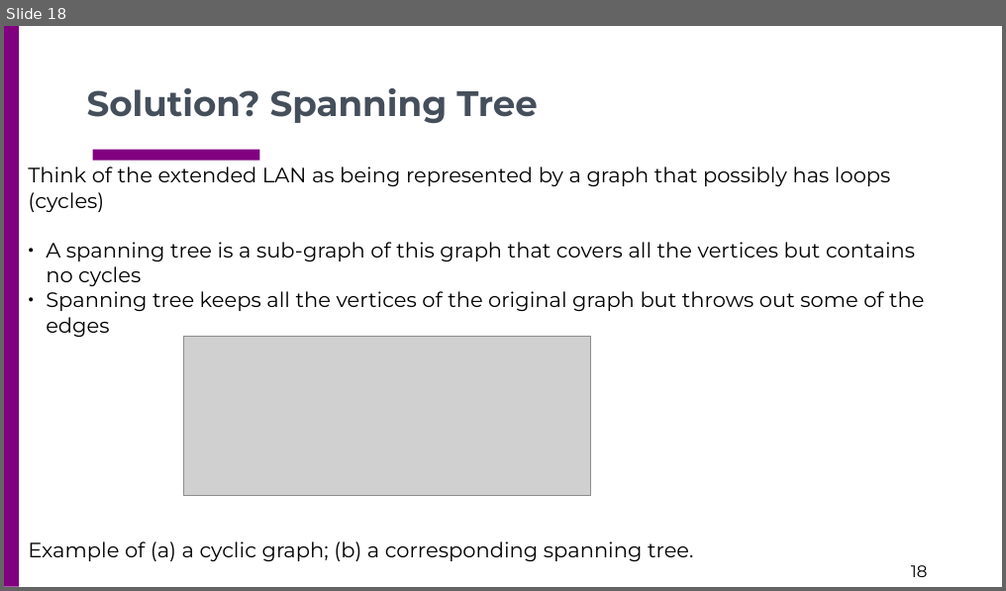
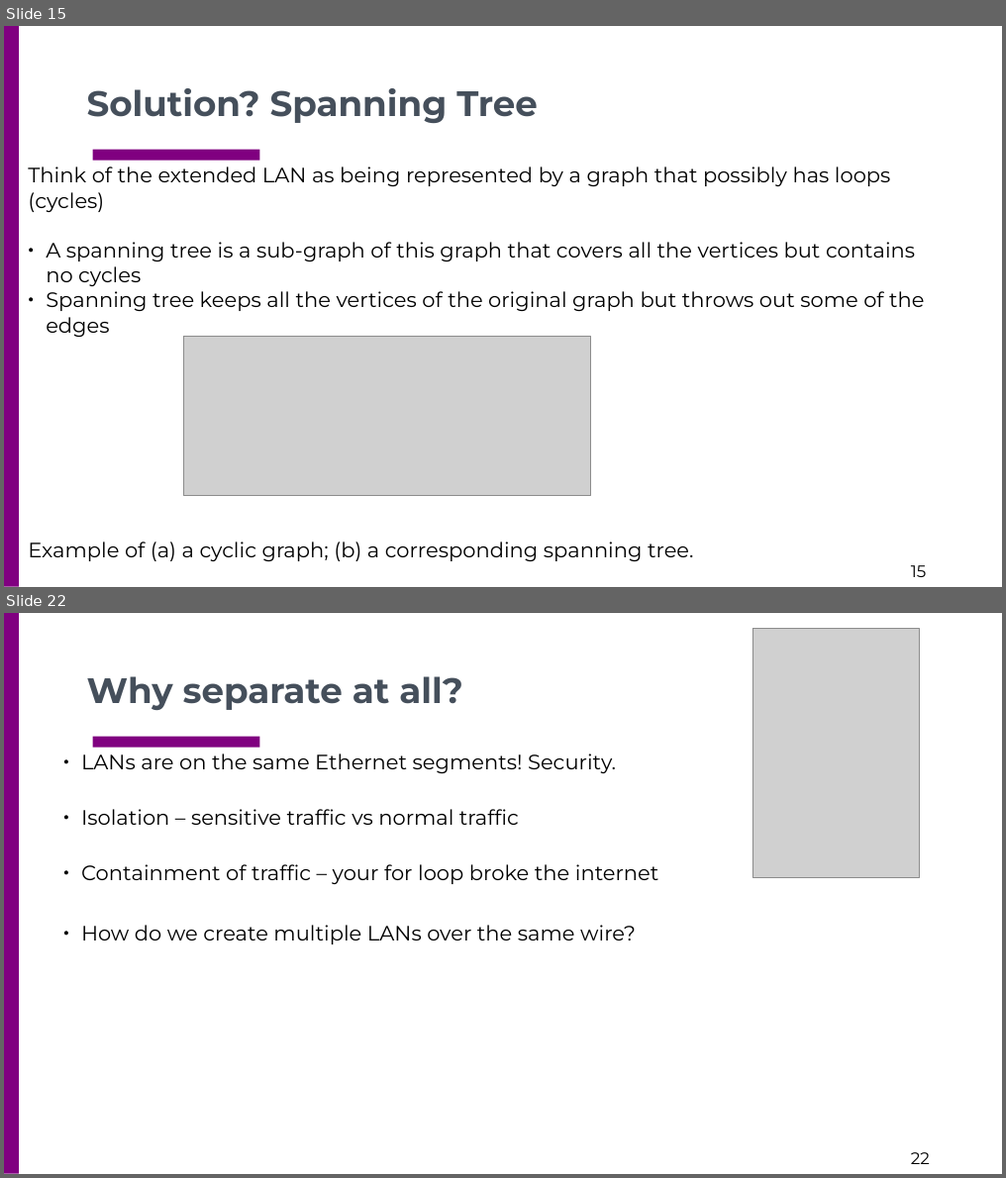
Before and after one commit to csc4200/csc4200.github.io, a slide deck: docs/lectures_source/class_slides-7.odp. Shown one above the other, each under a label of ours: slide 18 before the commit, slides 15 and 22 after it; the slides between them are not shown. The pictures are 1006x591 and 1006x1178 pixels, drawn with LibreOffice and Linux fonts; fonts in the diff are those of the drawing; grey boxes stand for pictures. Boxes give left, top, right and bottom in pixels: in the first picture for what was removed or moved away, otherwise in the second. Text is boxed around its words. In the diff, an @@ line names an element or a change of style, - is before the commit and + after.

```diff
--- a/docs/lectures_source/class_slides-7.odp
+++ b/docs/lectures_source/class_slides-7.odp
@@ slide 22 added at bbox=[4, 613, 1002, 1174], background #FFFFFF; not listed: 3 template elements that a slide beside it also shows @@
@@ picture added at bbox=[752, 628, 919, 878] @@
@@ text added at bbox=[87, 676, 462, 710], 34 pt, text #454F5B, bold @@
+Why separate at all?
@@ text added at bbox=[81, 754, 658, 945], 20 pt, text #000000 @@
+    ● LANs are on the same Ethernet segments! Security.
+    ● Isolation – sensitive traffic vs normal traffic
+    ● Containment of traffic – your for loop broke the internet
+    ● How do we create multiple LANs over the same wire?
@@ what was slide 18 is now slide 15 @@
@@ page number at bbox=[911, 566, 927, 577]: text changed @@
-18
+15
```
Also in this commit, not shown: 1 slide changed, 8 other slides added, 5 slides removed, 9 other files.
